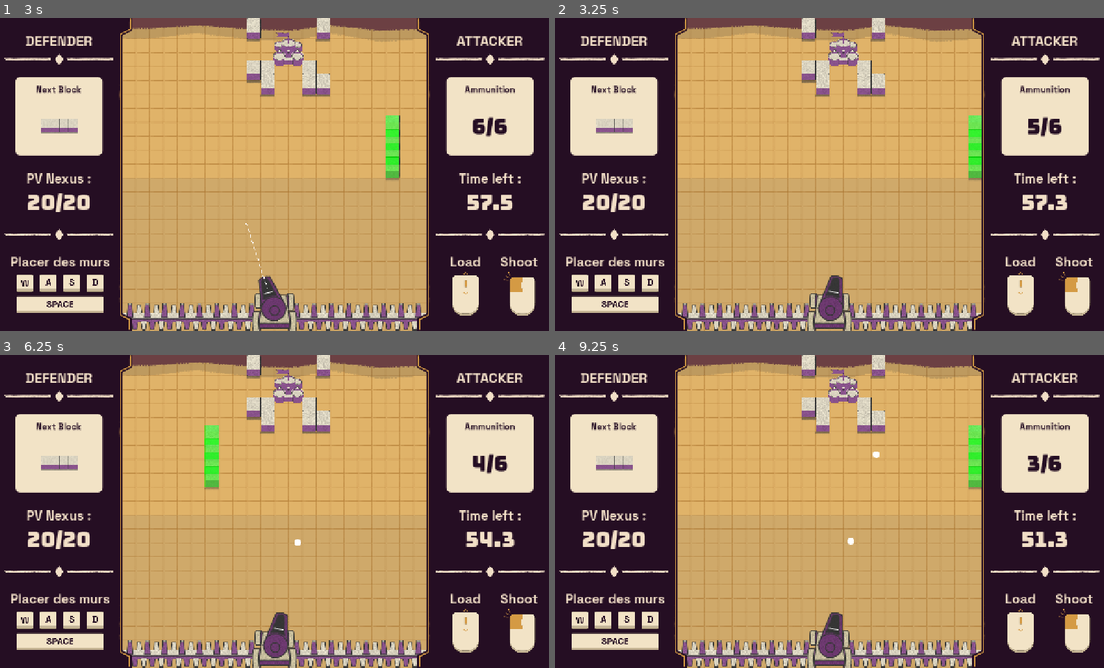
Above: before the commit, frames 1-4 (two rows, left to right).
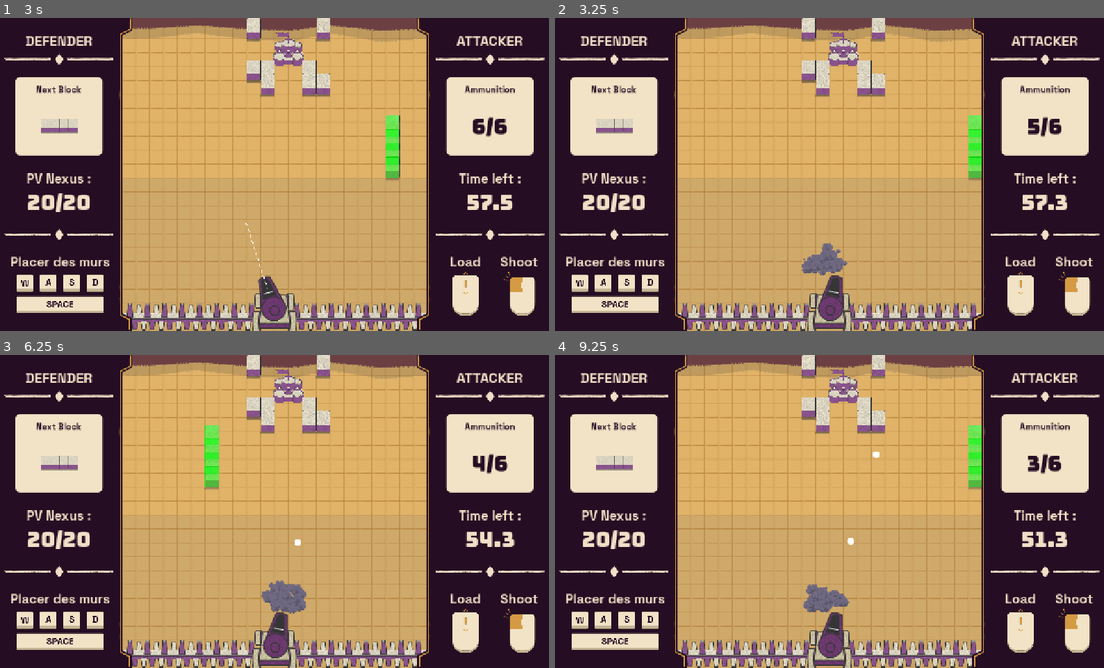
Above: after the commit, the same moments.

Repository: Angele-Bzl/construction
Game: Godot game, scene res://Scenes/title_screen.tscn
Two runs of this game, one before a commit and one after it. Both use one fixed random seed, a clock stepped at 60 frames per second and the inputs below.
Inputs (mouse positions are in pixels of both pictures, inside the frame that each line leads up to):
- Up to frame 1 (3 s): click "START GAME" at 0.5 s; move the mouse to (395, 158) at 1.27 s; hold D (right) 1.28-2.03 s; click (395, 158) at 1.35 s; move the mouse to (164, 190) at 2.02 s; hold S (down) 2.03-2.78 s; click (164, 190) at 2.1 s; move the mouse to (329, 105) at 2.77 s; hold D (right) from 2.78 s (still down); tap Mouse wheel down (scroll_down) at 2.85 s
- Up to frame 2 (3.25 s): keep holding D (right); click (884, 105) at 3.05 s
- Up to frame 3 (6.25 s): move the mouse to (247, 574) at 3.52 s; release D (right) at 3.53 s; hold W (up) 3.53-4.28 s; tap Space (snap) at 3.6 s; click (247, 574) at 3.8 s; move the mouse to (439, 558) at 4.27 s; hold A (left) 4.28-5.78 s; click (439, 558) at 4.35 s; move the mouse to (109, 464) at 5.02 s; click (109, 464) at 5.1 s; move the mouse to (301, 511) at 5.77 s; hold S (down) from 5.78 s (still down); tap Mouse wheel down (scroll_down) at 5.85 s; click (301, 511) at 6.05 s
- Up to frame 4 (9.25 s): move the mouse to (747, 433) at 6.52 s; release S (down) at 6.53 s; hold D (right) 6.53-7.28 s; tap Space (snap) at 6.6 s; click (747, 433) at 6.8 s; move the mouse to (950, 495) at 7.27 s; hold W (up) 7.28-8.03 s; click (950, 495) at 7.35 s; move the mouse to (719, 527) at 8.02 s; hold D (right) 8.03-8.78 s; click (719, 527) at 8.1 s; move the mouse to (884, 442) at 8.77 s; hold S (down) from 8.78 s (still down); tap Mouse wheel down (scroll_down) at 8.85 s; click (884, 442) at 9.05 s

Frame 1 is identical in both runs. In frame 2, 0.5% of the frame differs, in the area x 44-54%, y 72-83%; in frame 3, 0.6%, in the area x 47-56%, y 72-83%; in frame 4, 0.5%.

Commit message:
smoke particles

Diff:
--- a/construction/Prefabs/CrossbowPrefabs/crossbow.tscn
+++ b/construction/Prefabs/CrossbowPrefabs/crossbow.tscn
@@ -7,6 +7,7 @@
 [ext_resource type="Texture2D" uid="uid://cf047il2lsdnn" path="res://Assets/Placeholders/Conneries Charles/SliderThreshold.png" id="5_3oy0q"]
 [ext_resource type="Texture2D" uid="uid://dlyeod7aq1j57" path="res://Assets/Placeholders/Conneries Charles/Slider.png" id="6_pp7s2"]
 [ext_resource type="Texture2D" uid="uid://dkao6y3xrmf52" path="res://Assets/Placeholders/placeholder_aim_assist_hud.png" id="7_3oy0q"]
+[ext_resource type="Texture2D" uid="uid://bq2pfciywdrfb" path="res://Assets/Items/smoke particles.png" id="8_pp7s2"]
 
 [sub_resource type="Animation" id="Animation_pxscx"]
 resource_name = "Charged"
@@ -154,5 +155,28 @@
 expand_mode = 4
 stretch_mode = 1
 
+[node name="CPUParticles2D" type="CPUParticles2D" parent="CrossbowSprite/CrossbowCannonSprite" unique_id=117640252]
+position = Vector2(0.40950066, -74.402435)
+rotation = 1.5760323
+emitting = false
+amount = 80
+texture = ExtResource("8_pp7s2")
+lifetime = 0.45
+one_shot = true
+explosiveness = 0.83
+randomness = 0.4
+lifetime_randomness = 0.49
+direction = Vector2(-580, 4.865)
+spread = 68.77
+gravity = Vector2(0, 0)
+initial_velocity_min = 91.72
+initial_velocity_max = 318.64
+damping_min = 50.0
+damping_max = 500.0
+scale_amount_min = 0.1
+color = Color(0.5798255, 0.55289084, 0.678375, 1)
+hue_variation_min = -0.94
+hue_variation_max = 0.71
+
 [node name="ShootCooldown" type="Timer" parent="." unique_id=1300950616]
 one_shot = true
--- a/construction/Scripts/crossbow.gd
+++ b/construction/Scripts/crossbow.gd
@@ -8,7 +8,7 @@
 @onready var anim_canon_trembling = $CrossbowSprite/CrossbowCannonSprite/AnimationPlayer_Trembling
 @onready var anim_canon_charged= $CrossbowSprite/CrossbowCannonSprite/AnimationPlayer_Charged
 @onready var aim_assist_image = $CrossbowSprite/CrossbowCannonSprite/AimAssistImage
-
+@onready var particles_canon = $CrossbowSprite/CrossbowCannonSprite/CPUParticles2D
 @export var charge : float = 0.0
 
 #---- Slider charge ----
@@ -60,6 +60,7 @@
 
 func shoot():
 	AudioManager.cannon_sfx.play()
+	particles_canon.restart()
 	var mouse_position = get_global_mouse_position()
 	var angle_to_mouse = global_position.direction_to(mouse_position)
 
Binary file added: construction/Assets/Items/smoke particles.png
Not shown, added: construction/Assets/Items/smoke particles.png.import
